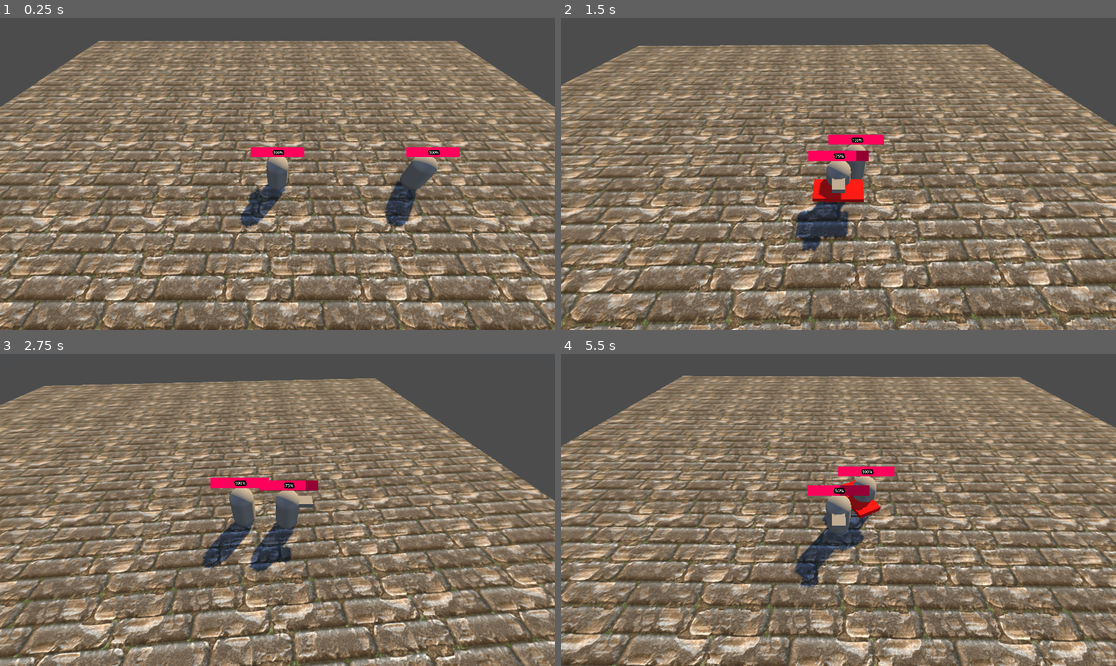
Above: before the commit, frames 1-4 (two rows, left to right).
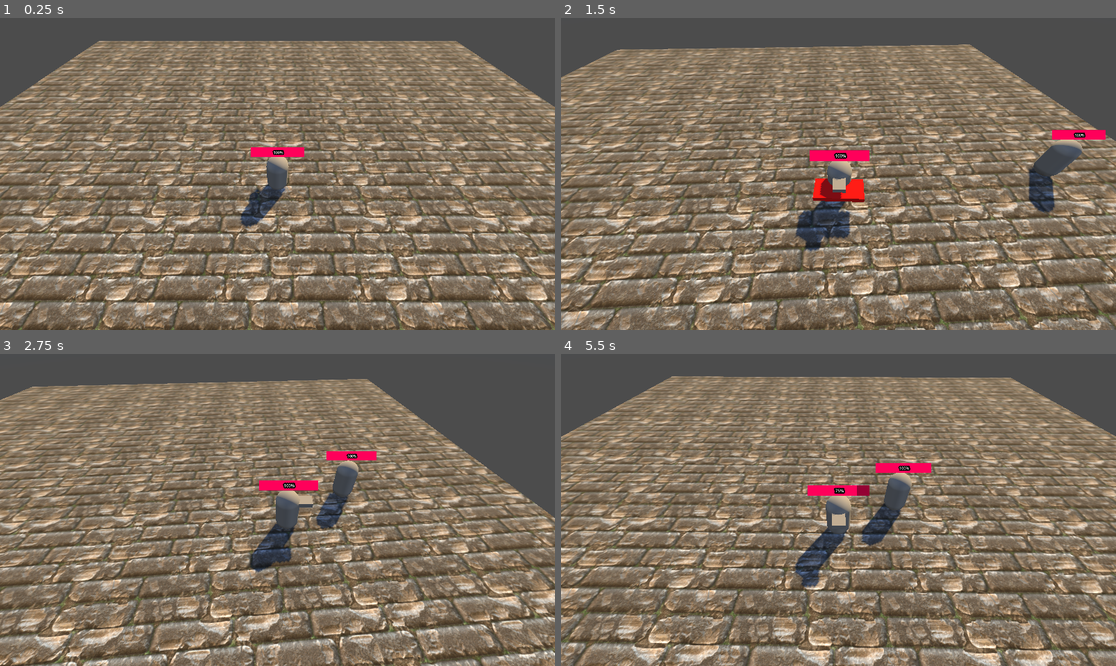
Above: after the commit, the same moments.

Repository: OmegaBaum/Punk_Pirates
Game: Godot game, scene res://Scenes/main.tscn
The game is run twice, just before and just after one commit, with the same random seed, the same clock (stepped at 60 frames per second) and the same inputs. A sky picture missing from this copy of the repository is replaced by a grey-blue gradient.
Inputs (mouse positions are in pixels of both pictures, inside the frame that each line leads up to):
- Up to frame 1 (0.25 s): no input
- Up to frame 2 (1.5 s): move the mouse to (960, 158) at 0.52 s; hold D (right) 0.53-1.28 s; click (960, 158) at 0.6 s; tap Space (jump) at 0.77 s; move the mouse to (727, 189) at 1.27 s; hold S (down) from 1.28 s (still down); click (727, 189) at 1.35 s
- Up to frame 3 (2.75 s): tap Space (jump) at 1.52 s; move the mouse to (333, 441) at 2.02 s; release S (down) at 2.03 s; hold D (right) from 2.03 s (still down); click (333, 441) at 2.1 s
- Up to frame 4 (5.5 s): move the mouse to (810, 572) at 2.77 s; release D (right) at 2.78 s; hold W (up) 2.78-3.53 s; click (810, 572) at 2.85 s; tap Space (jump) at 3.02, 3.77, 4.52 s; move the mouse to (1005, 556) at 3.52 s; hold A (left) 3.53-5.03 s; click (1005, 556) at 3.6 s; move the mouse to (672, 463) at 4.27 s; click (672, 463) at 4.35 s; move the mouse to (866, 510) at 5.02 s; hold S (down) from 5.03 s (still down); click (866, 510) at 5.1 s

The runs differ from the first frame. In frame 1, 1.3% of the frame differs, in the area x 69-83%, y 41-68%; in frame 2, 54%; in frame 3, 55%; in frame 4, 58%, in the area x 0-100%, y 6-100%.

Commit message:
implement knockback

Diff:
--- a/legal_simulator_1/Scenes/enemy.gd
+++ b/legal_simulator_1/Scenes/enemy.gd
@@ -2,15 +2,17 @@
 
 @onready var target_player = $"../Player"
 @onready var health_bar: ProgressBar = $SubViewport/ProgressBar
-const SPEED = 4.0
+const SPEED = 3.0
 const JUMP_VELOCITY = 4.5
 var projectile = preload("res://objects/hurt_box.tscn")
 @onready var enemy_rotation = $EnemyRotation
 @onready var projectile_spawner = $EnemyRotation/ProjectileSpawner
+@export var range: float = 2
+
 
 # AI
 @onready var nav = $NavigationAgent3D
-@export var range: float = 2
+@export var attack_radius: float = 1.5
 @export var attack_cooldown: float = 2
 var current_cooldown_time: float = 0
 
@@ -23,9 +25,13 @@
 	update_health()
 
 func _physics_process(delta: float) -> void:
+
+	if not is_on_floor():
+		velocity += get_gravity() * delta
+
 	if (target_player == null):
 		return
-	if position.distance_to(target_player.position) < range:
+	if position.distance_to(target_player.position) < attack_radius:
 		attack()
 
 	var next_location = nav.get_next_path_position()
@@ -47,15 +53,21 @@
 		get_parent().add_child(p)
 		p.position = projectile_spawner.global_position
 		p.rotation = projectile_spawner.global_rotation
+		p.scale = Vector3(range, range, range)
+		p.source = position
 		current_cooldown_time = attack_cooldown
 
 
-func on_hit(dmg: int):
-	health -= dmg
+func on_hit(source: Vector3, damage: int, knockback: float):
+	health -= damage
 	update_health()
-	print(health)
+	# apply knockback
+	var direction: Vector3 = (position - source).normalized()
+	velocity = direction * knockback
+
 
 func update_health():
 	health_bar.value = health
+	# check if dead
 	if (health <= 0):
 		queue_free()
--- a/legal_simulator_1/Scenes/main.tscn
+++ b/legal_simulator_1/Scenes/main.tscn
@@ -82,7 +82,7 @@
 environment = SubResource("Environment_lxbsm")
 
 [node name="Enemy" parent="." instance=ExtResource("5_ouvbm")]
-transform = Transform3D(1, 0, 0, 0, 1, 0, 0, 0, 1, 7, 1, 0)
+transform = Transform3D(1, 0, 0, 0, 1, 0, 0, 0, 1, 18, 1, 0)
 
 [node name="NavigationRegion3D" type="NavigationRegion3D" parent="."]
 navigation_mesh = SubResource("NavigationMesh_psyd5")
--- a/legal_simulator_1/objects/hurt_box.tscn
+++ b/legal_simulator_1/objects/hurt_box.tscn
@@ -7,10 +7,10 @@
 
 [sub_resource type="BoxMesh" id="BoxMesh_g7nqc"]
 material = SubResource("StandardMaterial3D_ags2d")
-size = Vector3(2, 0.2, 1)
+size = Vector3(1, 0.1, 0.5)
 
 [sub_resource type="BoxShape3D" id="BoxShape3D_s2mgl"]
-size = Vector3(2, 0.2, 1)
+size = Vector3(1, 0.1, 0.5)
 
 [node name="HurtBox" type="Area3D"]
 collision_layer = 2
--- a/legal_simulator_1/scripts/hurt_box.gd
+++ b/legal_simulator_1/scripts/hurt_box.gd
@@ -1,7 +1,12 @@
 extends Area3D
 
+# stats
 @export var damage: int = 5
+@export var knockback = 7
+
 @export var friendly: bool = false
+
+var source: Vector3 = Vector3.ZERO
 
 # Called when the node enters the scene tree for the first time.
 func _ready() -> void:
@@ -26,4 +31,4 @@
 		return
 
 	if hitbox.owner.has_method("on_hit"):
-		hitbox.owner.on_hit(damage)
+		hitbox.owner.on_hit(source, damage, knockback)
--- a/legal_simulator_1/scripts/player.gd
+++ b/legal_simulator_1/scripts/player.gd
@@ -4,6 +4,7 @@
 const SPEED = 5.0
 const JUMP_VELOCITY = 10
 const ROTATION_SPEED = 10
+const RANGE = 2
 
 var projectile = preload("res://objects/hurt_box_friendly.tscn")
 
@@ -54,11 +55,15 @@
 	get_parent().add_child(p)
 	p.position = projectile_spawner.global_position
 	p.rotation = projectile_spawner.global_rotation
+	p.scale = Vector3(RANGE, RANGE, RANGE)
+	p.source = position
 
-func on_hit(dmg: int):
-	health -= dmg
+func on_hit(source: Vector3, damage: int, knockback: float):
+	health -= damage
 	update_health()
-	print(health)
+	# apply knockback
+	var direction: Vector3 = (position - source).normalized()
+	velocity = direction * knockback * 5
 
 func update_health():
 	health_bar.value = health
